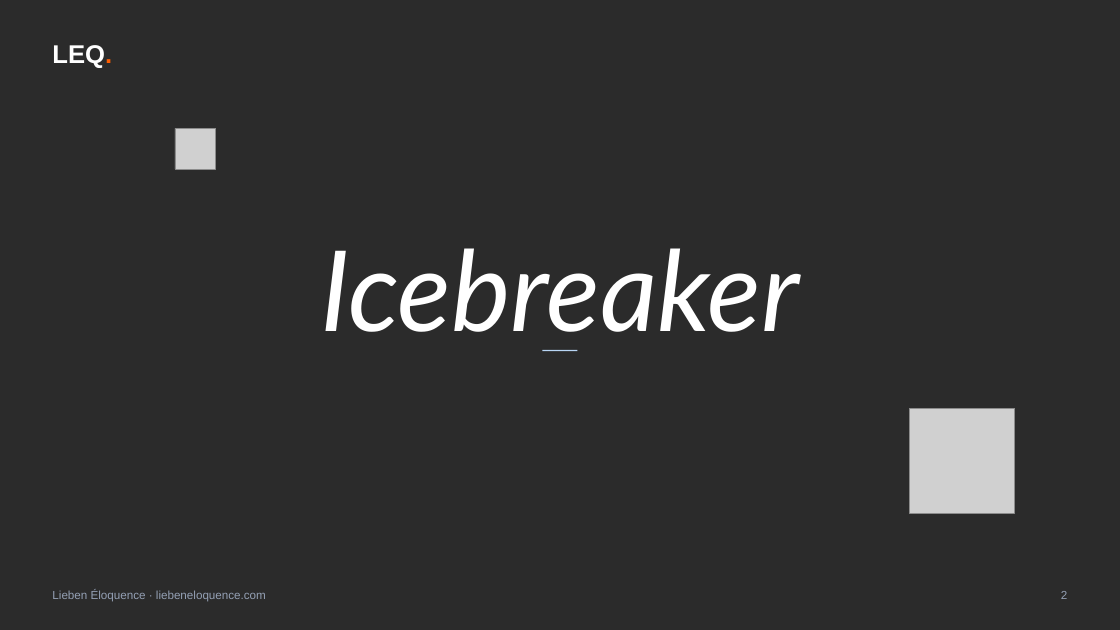
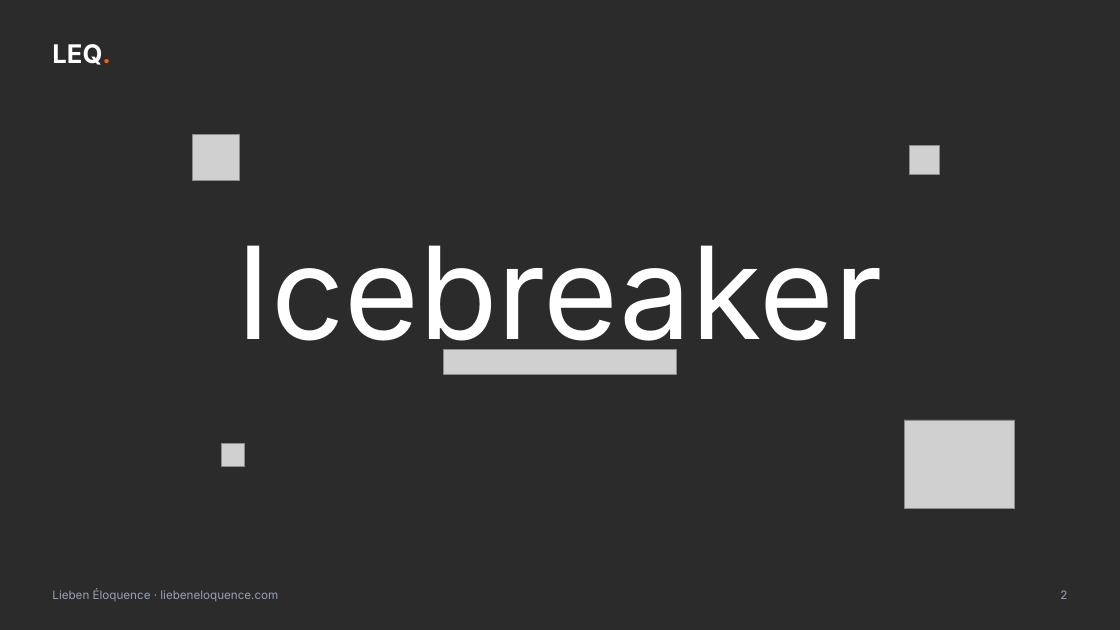
Before and after one commit to ahiale/liebeneloquence-site, a slide deck: slide 2 of communication/atelier/LEQ-capsule-squelette.pptx. Drawn at 1120x630 pixels with LibreOffice and Linux fonts; fonts in the diff are those of the drawing; grey boxes stand for pictures; background and template pictures are left out; a plain dark background stands for a picture behind light text. Boxes give left, top, right and bottom in pixels: in the first picture for what was removed or moved away, otherwise in the second. Text is boxed around its words. In the diff, an @@ line names an element or a change of style, - is before the commit and + after.

```diff
--- a/communication/atelier/LEQ-capsule-squelette.pptx
+++ b/communication/atelier/LEQ-capsule-squelette.pptx
@@ text "LEQ." at (x1=52, y1=44, x2=110, y2=65): font Arial to Inter @@
@@ picture resized from (x1=175, y1=129, x2=216, y2=170) to (x1=192, y1=134, x2=239, y2=181) @@
@@ picture added at (x1=910, y1=146, x2=939, y2=176) @@
@@ text "Icebreaker" moved from (x1=320, y1=248, x2=800, y2=351) to (x1=237, y1=245, x2=883, y2=365) @@
@@ text "Icebreaker" at (x1=237, y1=245, x2=883, y2=365): size 96 to 110 pt, font Lato to Inter, italic off @@
@@ picture added at (x1=444, y1=350, x2=677, y2=375) @@
@@ rectangle removed at (x1=543, y1=350, x2=578, y2=351) @@
@@ picture added at (x1=222, y1=444, x2=245, y2=467) @@
@@ picture resized from (x1=910, y1=408, x2=1015, y2=513) to (x1=904, y1=420, x2=1015, y2=509) @@
@@ text "Lieben Éloquence · liebeneloquence.com" at (x1=52, y1=589, x2=278, y2=601): font Arial to Inter @@
```
Also in this commit, not shown: 11 other slides changed, 43 other files.
